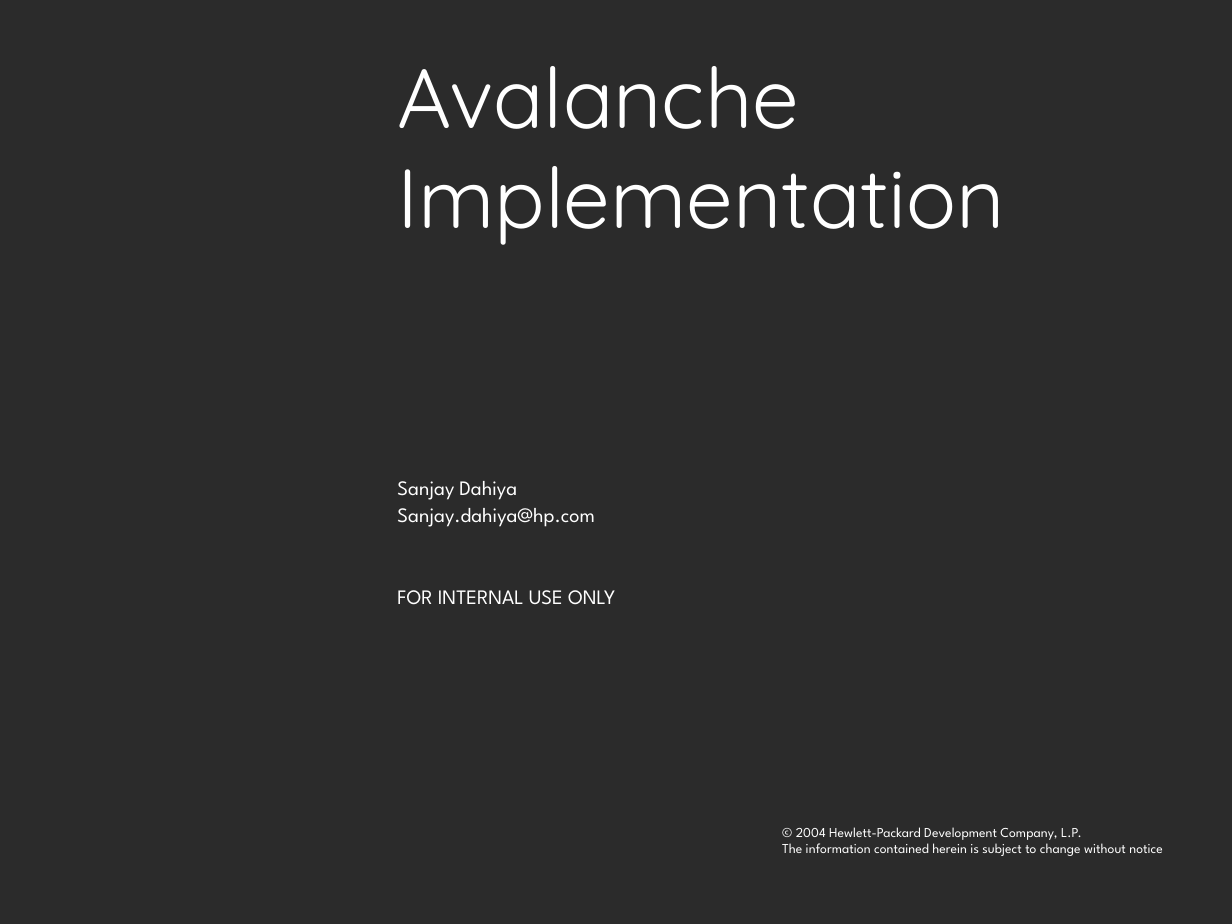
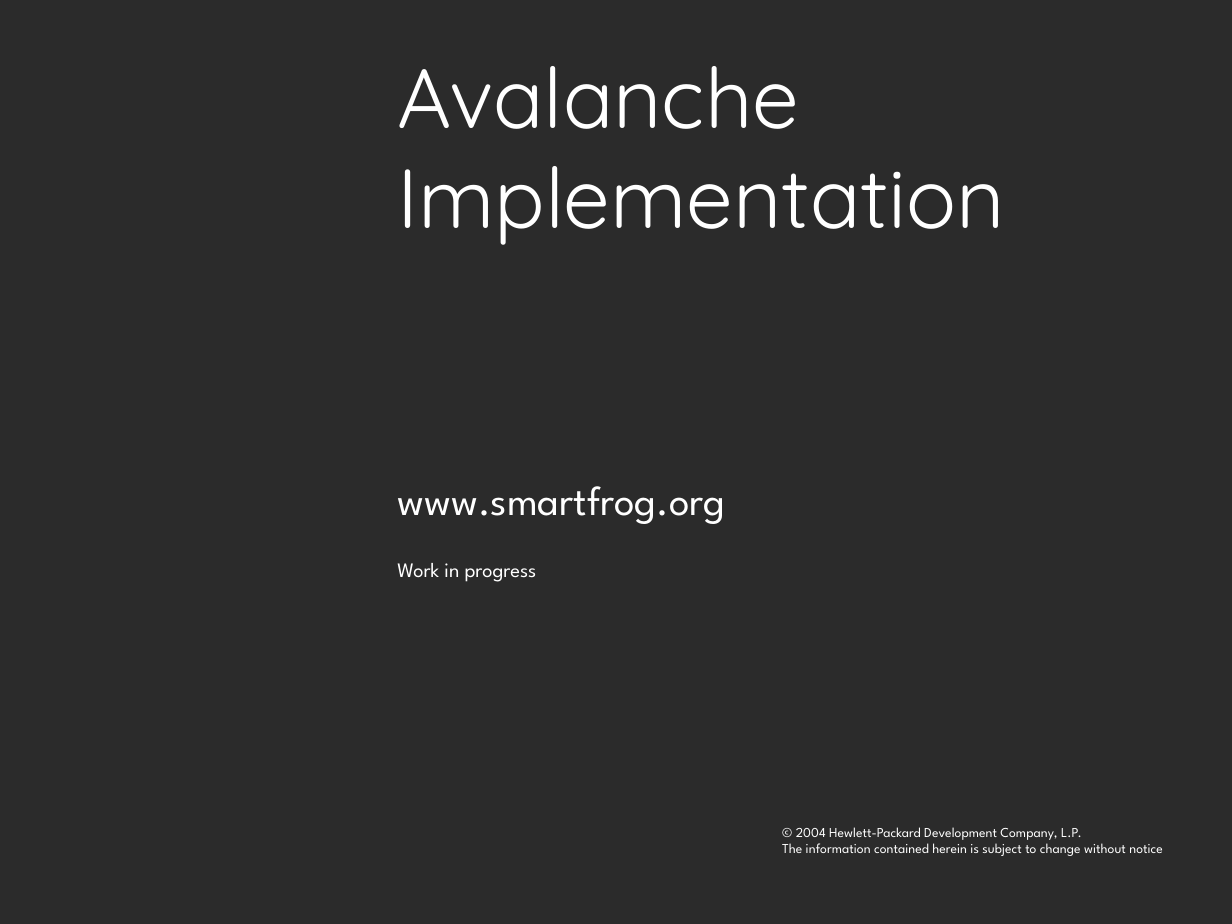
Before and after one commit to steveloughran/smartfrog, a slide deck: slide 1 of core/extras/avalanche/AvalancheCore/docs/Avalanche-final.ppt. Drawn at 1232x924 pixels with LibreOffice and Linux fonts; fonts in the diff are those of the drawing; background and template pictures are left out; a plain dark background stands for a picture behind light text. Boxes give left, top, right and bottom in pixels: in the first picture for what was removed or moved away, otherwise in the second. Text is boxed around its words. In the diff, an @@ line names an element or a change of style, - is before the commit and + after.

```diff
--- a/core/extras/avalanche/AvalancheCore/docs/Avalanche-final.ppt
+++ b/core/extras/avalanche/AvalancheCore/docs/Avalanche-final.ppt
@@ subtitle at (x1=397, y1=486, x2=725, y2=582): text changed; size 12 to 24 pt @@
-Sanjay Dahiya
-Sanjay.dahiya@hp.com
-FOR INTERNAL USE ONLY
+www.smartfrog.org
+Work in progress
```
Also in this commit, not shown: 1 other file.
